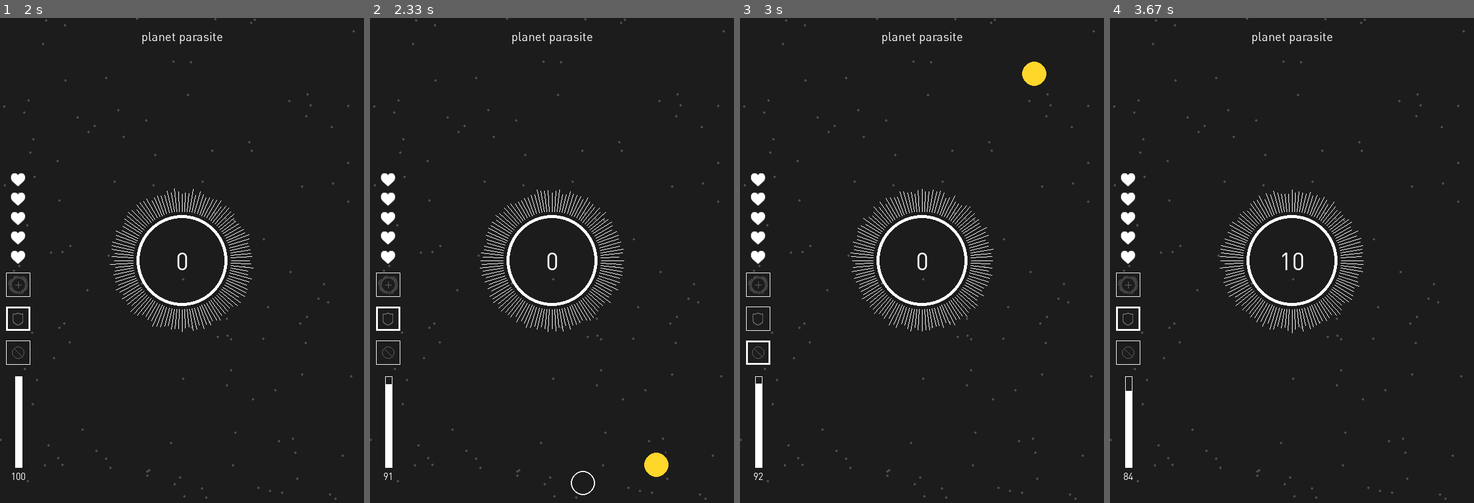
Above: before the commit, frames 1-4 (left to right).
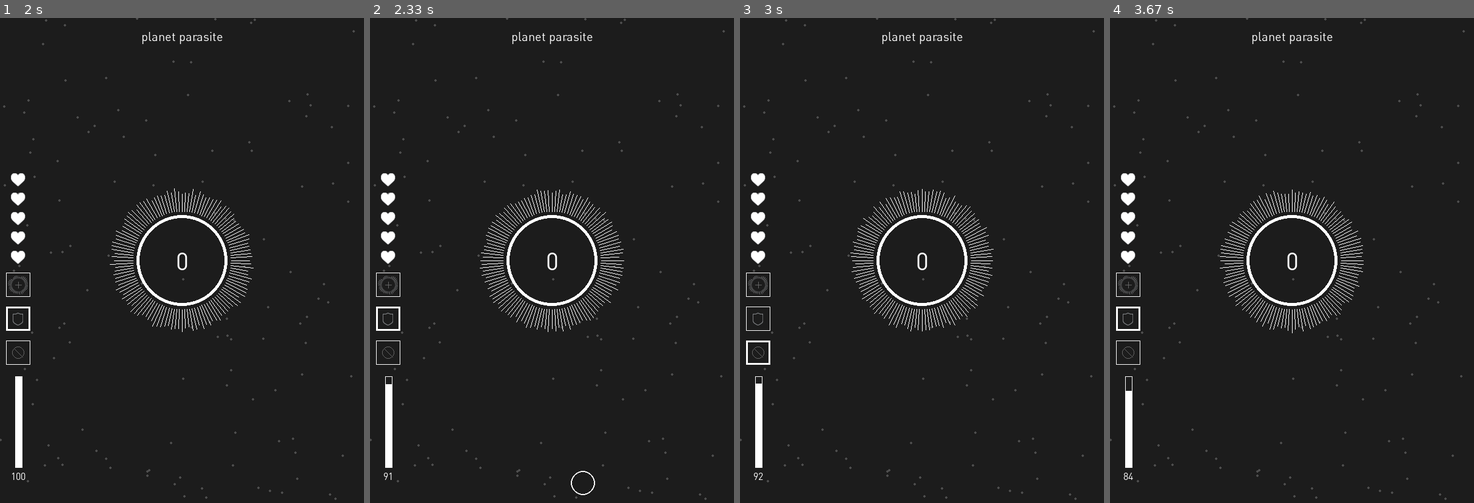
Above: after the commit, the same moments.

Repository: selenazhen/planetParasite
Game: pygame game, started from Game.py
The game is run twice, just before and just after one commit, with the same random seed, the same clock (stepped at 60 frames per second) and the same inputs.
Inputs:
- Up to frame 1 (2 s): tap Space at 0.33, 0.73, 1.03, 1.23 s; hold Right 0.67-1.13 s; hold Up 1.17-1.47 s; hold W 1.17-1.47 s
- Up to frame 2 (2.33 s): hold Left from 2 s (still down); tap Space at 2.07 s; tap 1 at 2.15 s
- Up to frame 3 (3 s): tap Space at 2.37, 2.63, 2.97 s; release Left at 2.53 s; hold Down 2.57-2.87 s; hold S 2.57-2.87 s; hold Left from 2.9 s (still down)
- Up to frame 4 (3.67 s): tap Space at 3.27, 3.4 s; release Left at 3.3 s; hold Up from 3.33 s (still down); hold W from 3.33 s (still down); tap 1 at 3.48 s

Frame 1 is identical in both runs. In frame 2, 0.3% of the frame differs, in the area x 75-82%, y 89-95%; in frame 3, 0.3%; in frame 4, 0.1%.

Commit message:
new final final

Diff:
--- a/Game.py
+++ b/Game.py
@@ -63,8 +63,6 @@
         self.instructionsInhabited.add(inhabitedTitleNew)
         self.formed = False
 
-
-
     def drawInstructions(self,screen):
         screen.fill(self.bgColor)
         w,h,m = self.width,self.height,self.margin
@@ -349,7 +347,7 @@
             # print ('new planet')
 
         #add eat me powerups at random time
-        if self.frameCount % random.randrange(100,200) == 0:
+        if self.frameCount % random.randrange(500,600) == 0:
             eatMeColors = [YELLOW,BLUE,GREEN]
             eatMe = Planet(0,random.choice(eatMeColors))
             if eatMe.color == YELLOW: #if invincibility planet
--- /dev/null
+++ b/demo-video.txt
@@ -0,0 +1 @@
+demo-video link
Renamed: README.md -> README.txt
